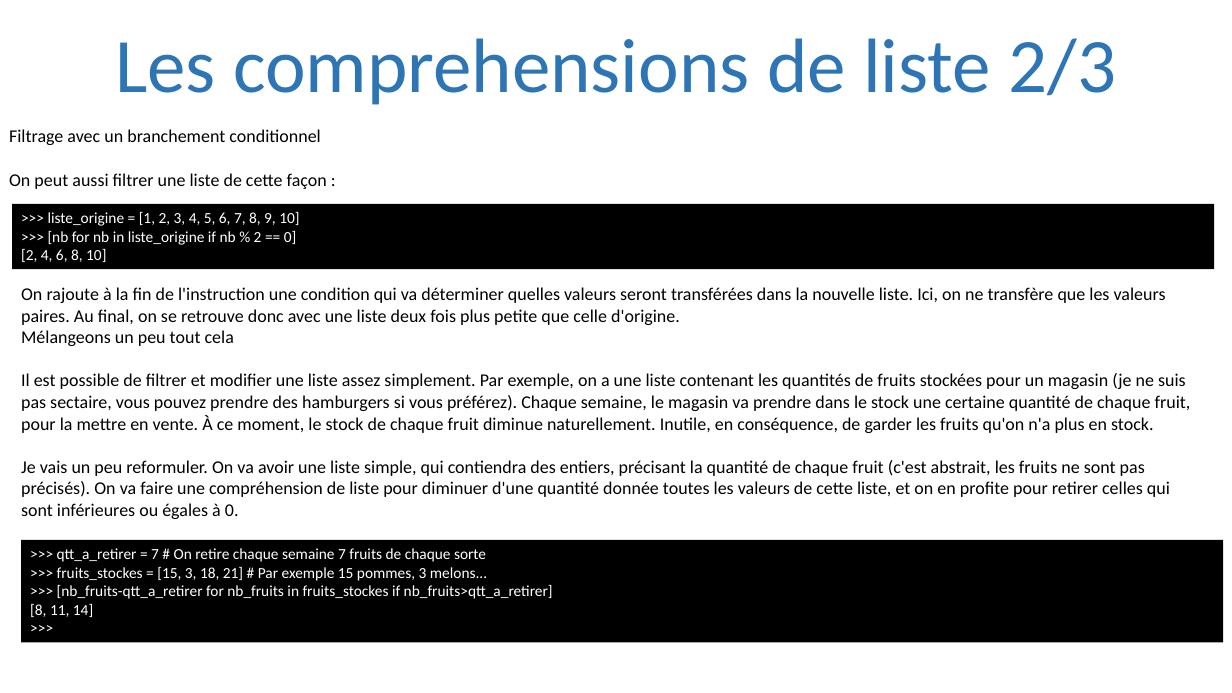
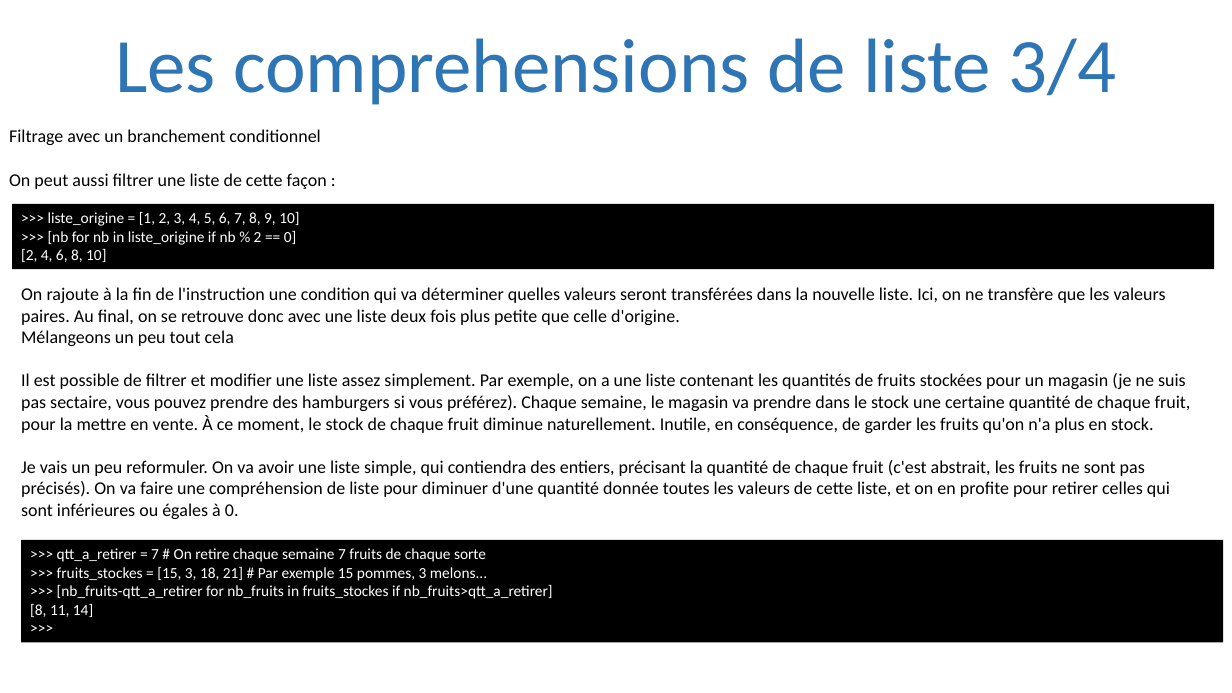
Before and after one commit to julienPalleau/PythonDoc, a slide deck: slide 88 of Python-resume.pptx (slide 79 before the commit). Drawn at 1232x693 pixels with LibreOffice and Linux fonts; fonts in the diff are those of the drawing. Boxes give left, top, right and bottom in pixels: in the first picture for what was removed or moved away, otherwise in the second. Text is boxed around its words. In the diff, an @@ line names an element or a change of style, - is before the commit and + after.

```diff
--- a/Python-resume.pptx
+++ b/Python-resume.pptx
@@ title at box(115, 38, 1116, 105): text changed @@
-Les comprehensions de liste 2/3
+Les comprehensions de liste 3/4
```
Also in this commit, not shown: 11 other slides changed, 13 slides added.
